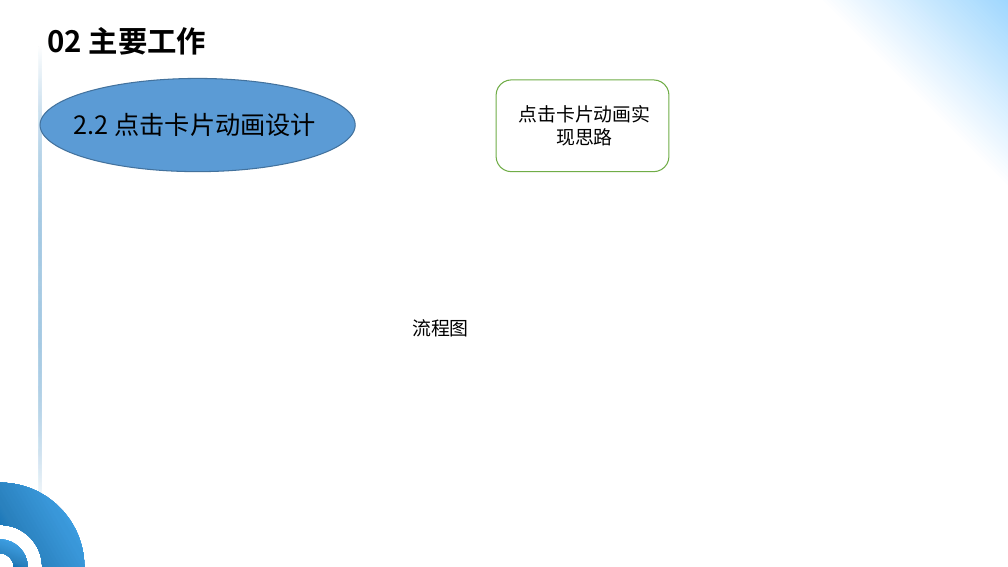
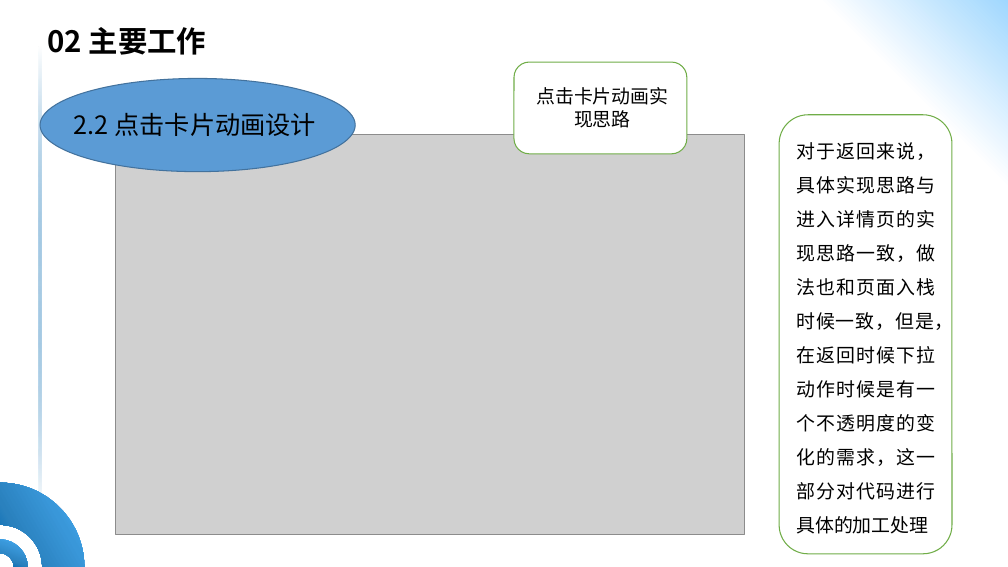
Before and after one commit to HQ-L/ppt-10.27, a slide deck: slide 15 of 答辩ppt-李慧奇.pptx. Drawn at 1008x567 pixels with LibreOffice and Linux fonts; fonts in the diff are those of the drawing; grey boxes stand for pictures; background and template pictures are left out. Boxes give left, top, right and bottom in pixels: in the first picture for what was removed or moved away, otherwise in the second. Text is boxed around its words. In the diff, an @@ line names an element or a change of style, - is before the commit and + after.

```diff
--- a/答辩ppt-李慧奇.pptx
+++ b/答辩ppt-李慧奇.pptx
@@ rounded rectangle: place and size @@
-rounded rectangle at (496, 80, 669, 172)
+rounded rectangle at (514, 62, 687, 154)
@@ text "点击卡片动画实现思路": place and size @@
-text "点击卡片动画实现思路" at (518, 105, 650, 146)
+text "点击卡片动画实现思路" at (536, 87, 668, 128)
@@ rounded rectangle added at (780, 115, 953, 554), fill #FFFFFF, outline #70AD47 1 pt @@
@@ picture added at (116, 135, 744, 534) @@
@@ text added at (796, 142, 954, 534), 18 pt, text #000000 @@
+对于返回来说，具体实现思路与进入详情页的实现思路一致，做法也和页面入栈时候一致，但是，在返回时候下拉动作时候是有一个不透明度的变化的需求，这一部分对代码进行具体的加工处理
@@ text removed at (412, 319, 469, 337) @@
-流程图
```
Also in this commit, not shown: 2 other slides changed, 1 slide removed, 3 other files.
